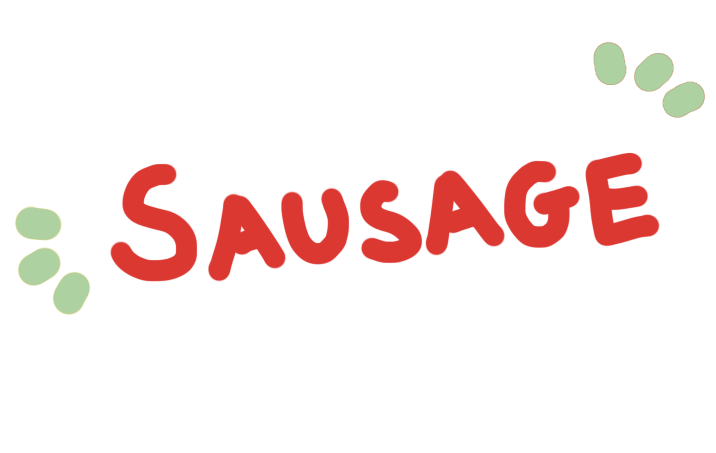
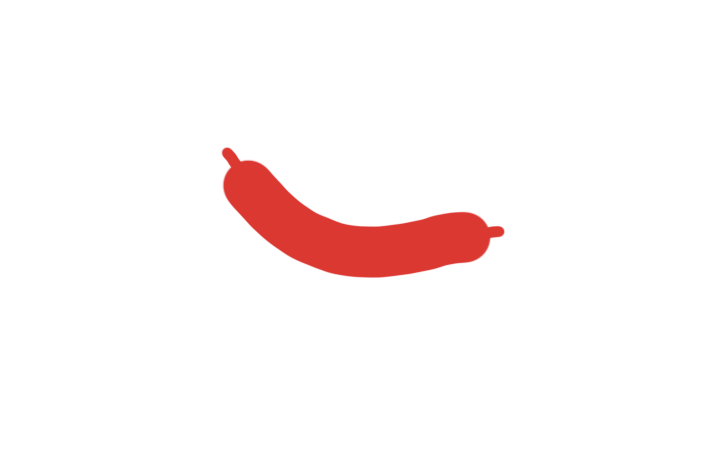
Layer changes from the first 716x453 image to the second:
added layer "Layer 25" above "Layer 24" over [220,147,506,279]
hid "Layer 24" over [110,152,660,282]
hid "Layer 23" over [593,42,705,118]
hid "Layer 10" over [14,206,91,315]
